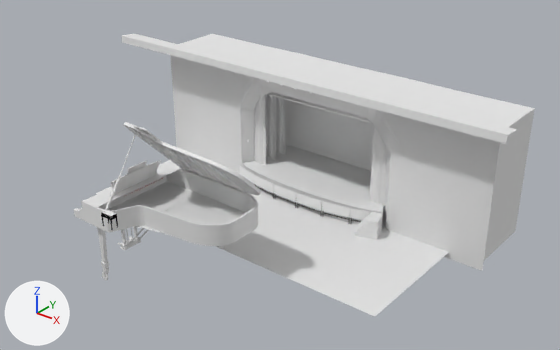
Two versions of the Blender file piano2.blend, one commit apart.
The view is the same before and after, from a 50 mm lens placed at (42.9, -60.7, 39.1), pointed at (-1.1, -5.7, 4.9). The lights are fixed; the arrows at lower left show +X, +Y and +Z.

In view in the first picture: 'Cube', 'backboard', 'curtains', 'floor', 'leg', 'logo-front', 'note holder', 'notesheet', 'pedal.001', 'pedalbox', 'pedalboxlegs', 'piano', 'piano leg.', 'piano-lid', 'piano.002', 'stage', 'stage.001', 'top bar', 'walls'.
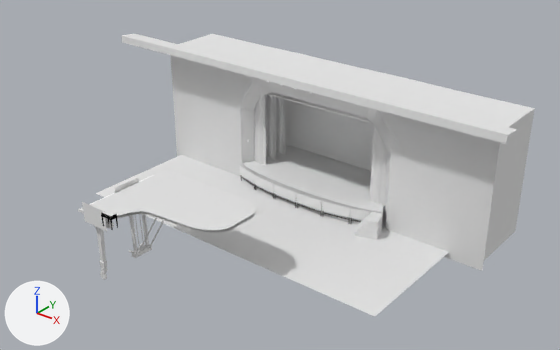
Where the change shows, as pixel boxes (x1, y1, x2, y2) in the pictures (560 x 350 px; the box of a moved part takes in the faces that stretch with it):
'piano', hidden
    before: (74, 163, 258, 246)
'piano insides', added
    after: (91, 169, 255, 233)
'piano-lid', hidden
    before: (123, 122, 261, 195)
'note holder', hidden
    before: (108, 160, 161, 197)
'pedalbox', reshaped, moved, rescaled, modifiers changed
    before: (121, 208, 169, 250)
    after: (132, 218, 164, 258)
'pedalboxlegs', moved, rescaled, modifiers changed
    before: (121, 227, 140, 246)
    after: (129, 214, 150, 253)
'piano leg.', moved, modifiers changed
    before: (98, 230, 109, 269)
    after: (96, 229, 107, 268)
'Cube', deleted
    before: (105, 134, 136, 210)
'pedal.001', moved, rescaled, modifiers changed
    before: (118, 227, 138, 245)
    after: (129, 214, 149, 253)
'notesheet', hidden
    before: (127, 161, 147, 174)
'piano to leg', moved
    before: (96, 227, 103, 231)
    after: (95, 219, 114, 230)
'leg to wheel', moved
    before: (103, 268, 109, 277)
    after: (101, 267, 108, 276)
'leg', moved
    before: (102, 272, 108, 280)
    after: (100, 272, 107, 280)
'pedal', moved, rescaled (not visible before)
    after: (137, 214, 145, 251)
part 1 of me_cube_010, moved or reshaped
    before: (104, 182, 165, 210)
    after: (115, 178, 139, 193)
part 2 of me_circle_009, rebuilt
    before: (138, 208, 169, 241)
    after: (149, 220, 164, 249)
part 3 of me_circle_009, rebuilt
    before: (126, 228, 144, 247)
    after: (137, 218, 157, 254)

Patch to the scene script:
```diff
--- a/piano2.blend.py
+++ b/piano2.blend.py
@@ me_cube_010 @@
 me_cube_010.from_pydata(...)  # 6 vertices, 1 face; spans x -0.81, y -0.99..0.96, z -0.98..0.8
 # used by ob_logo_front; location = (-3.14, -18.85, 5.91); scale = (7.17, 5.18, 1.0)
 # verts and faces of me_cube_010; kept vertices keep their numbers, new ones are numbered from 6
+# me_cube_010 part 1
+delete_vertices([4, 5])  # with the faces that use them
+verts[2] = (-0.81, 0.28, -0.71)  # moved
+verts[3] = (-0.81, -0.29, -0.73)  # moved
+verts[6] = (-0.81, 0.28, 0.52)
+verts[7] = (-0.81, -0.29, -0.08)
+verts[8] = (-0.81, 0.28, -0.09)
+verts[9] = (-0.81, -0.28, 0.58)
+faces += [(0, 1, 3, 7, 9, 6, 8, 2)]
 me_cube_010.materials.append(mat_logo)
@@ me_circle_009 @@
 # used by ob_pedalbox; location = (-8.92, -18.12, 0.17); rotation_euler = (0.0, 0.738, 0.0), in degrees (0, 42, 0); scale = (0.063, 0.063, 0.063)
-me_circle_009.from_pydata(...)  # 220 vertices, 146 faces; spans x -8.0..3.6, y -28.8..5.0, z -8.6..109.3
+me_circle_009.from_pydata(...)  # 156 vertices, 80 faces; spans x -18.9..3.6, y -28.8..5.0, z -8.6..94.5
+# me_circle_009 part 2: the loose piece of 96 vertices spanning x -1.0..1.0, y -1.0..1.0, z 0.0..109.1 is rebuilt with 64 vertices and now spans x -18.9..1.1, y -1.0..1.0, z -0.7..94.5
+# me_circle_009 part 3: the loose piece of 96 vertices spanning x -1.0..1.0, y -24.6..-22.6, z 0.0..109.3 is rebuilt with 64 vertices and now spans x -18.9..1.1, y -24.6..-22.6, z -0.7..94.5
@@ ob_notesheet @@
 ob_notesheet.scale = (1.22, 1.06, 1.04)
+ob_notesheet.hide_viewport = True
@@ ob_pedal_003 @@
-ob_pedal_003 = bpy.data.objects.new('pedal.003', me_vert_003)
@@ ob_note_holder @@
 _m = ob_note_holder.modifiers.new('Mirror', 'MIRROR')
 _m.use_axis = (False, True, False)
+_m = ob_note_holder.modifiers.new('Bevel', 'BEVEL')
+_m.segments = 3
+_m.limit_method = 'NONE'
+_m.spread = 0.0
+ob_note_holder.hide_viewport = True
@@ ob_cube @@
-ob_cube = bpy.data.objects.new('Cube', me_cube)
@@ ob_piano_lid @@
 _m = ob_piano_lid.modifiers.new('Bevel', 'BEVEL')
 _m.spread = 0.0
+ob_piano_lid.hide_viewport = True
@@ ob_pedalbox @@
 ob_pedalbox = bpy.data.objects.new('pedalbox', me_circle_009)
-ob_pedalbox.location = (-8.92, -18.12, 0.17)
+ob_pedalbox.location = (-7.37, -18.12, -0.1)
 ob_pedalbox.rotation_euler = (0.0, 0.738, 0.0)  # degrees (0, 42, 0)
-ob_pedalbox.scale = (0.063, 0.063, 0.063)
+ob_pedalbox.scale = (0.0638, 0.063, 0.064)
+_m = ob_pedalbox.modifiers.new('Bevel', 'BEVEL')
+_m.segments = 3
+_m.limit_method = 'NONE'
+_m.spread = 0.0
@@ ob_pedal @@
 ob_pedal = bpy.data.objects.new('pedal', me_circle_006)
-ob_pedal.location = (-8.82, -18.85, 0.21)
+ob_pedal.location = (-7.28, -18.85, -0.06)
 ob_pedal.rotation_euler = (0.0, -0.0473, 0.0)  # degrees (0, -2.7, 0)
-ob_pedal.scale = (0.0559, 0.0559, 0.0559)
+ob_pedal.scale = (0.056, 0.0559, 0.0575)
@@ ob_pedal_001 @@
 ob_pedal_001 = bpy.data.objects.new('pedal.001', me_vert_005)
-ob_pedal_001.location = (-9.33, -18.85, 0.07)
+ob_pedal_001.location = (-7.78, -18.85, -0.2)
 ob_pedal_001.rotation_euler = (0.0, -0.0473, 0.0)  # degrees (0, -2.7, 0)
+ob_pedal_001.scale = (1.0, 1.0, 1.03)
+_m = ob_pedal_001.modifiers.new('Mirror', 'MIRROR')
+_m.use_axis = (False, True, False)
 _m = ob_pedal_001.modifiers.new('Bevel', 'BEVEL')
@@ ob_pedal_001 @@
 _m = ob_pedal_001.modifiers.new('Bevel', 'BEVEL')
 _m.width_pct = 0.2
-_m.segments = 6
+_m.segments = 3
 _m.limit_method = 'NONE'
 _m.spread = 0.0
-_m = ob_pedal_001.modifiers.new('Mirror', 'MIRROR')
-_m.use_axis = (False, True, False)
@@ ob_leg @@
 ob_leg = bpy.data.objects.new('leg', me_circle_002)
-ob_leg.location = (-7.99, -23.17, -0.99)
+ob_leg.location = (-8.22, -23.17, -0.99)
 ob_leg.rotation_euler = (1.571, 0.0, 0.0)  # degrees (90, 0, 0)
@@ ob_piano_leg @@
 ob_piano_leg.scale = (-1.08, 0.213, 1.23)
+_m = ob_piano_leg.modifiers.new('Bevel', 'BEVEL')
+_m.segments = 3
+_m.limit_method = 'NONE'
+_m.spread = 0.0
@@ ob_piano @@
 _m = ob_piano.modifiers.new('Bevel', 'BEVEL')
 _m.spread = 0.0
+ob_piano.hide_viewport = True
@@ ob_pedalboxlegs @@
 ob_pedalboxlegs = bpy.data.objects.new('pedalboxlegs', me_cube_013)
-ob_pedalboxlegs.location = (-9.36, -18.12, 4.91)
+ob_pedalboxlegs.location = (-7.83, -18.12, 4.78)
 ob_pedalboxlegs.rotation_euler = (0.0, -0.0473, 0.0)  # degrees (0, -2.7, 0)
-ob_pedalboxlegs.scale = (0.144, 0.144, 0.144)
+ob_pedalboxlegs.scale = (0.144, 0.144, 0.148)
+_m = ob_pedalboxlegs.modifiers.new('Bevel', 'BEVEL')
+_m.segments = 3
+_m.limit_method = 'NONE'
+_m.spread = 0.0
@@ ob_piano_insides @@
+ob_piano_insides = bpy.data.objects.new('piano insides', me_cube_006)  # 140 vertices, 4 faces; spans x -0.81..0.96, y -0.96..0.98, z 0.13..0.42; modifiers BEVEL
+ob_piano_insides.location = (-3.14, -18.85, 5.91)
+ob_piano_insides.scale = (7.17, 5.18, 1.0)
```
